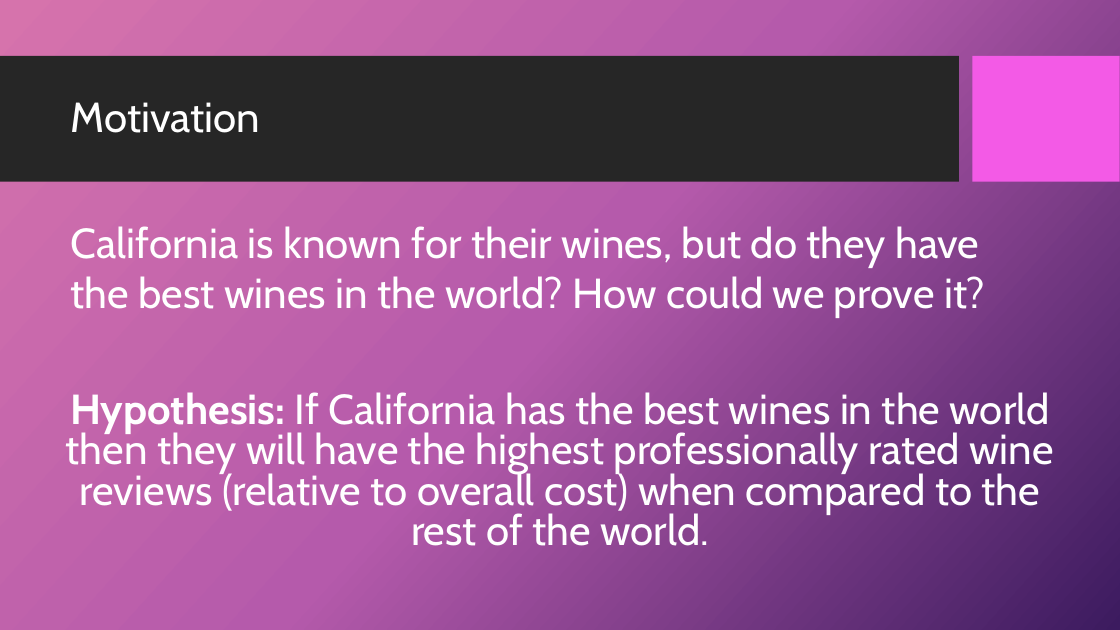
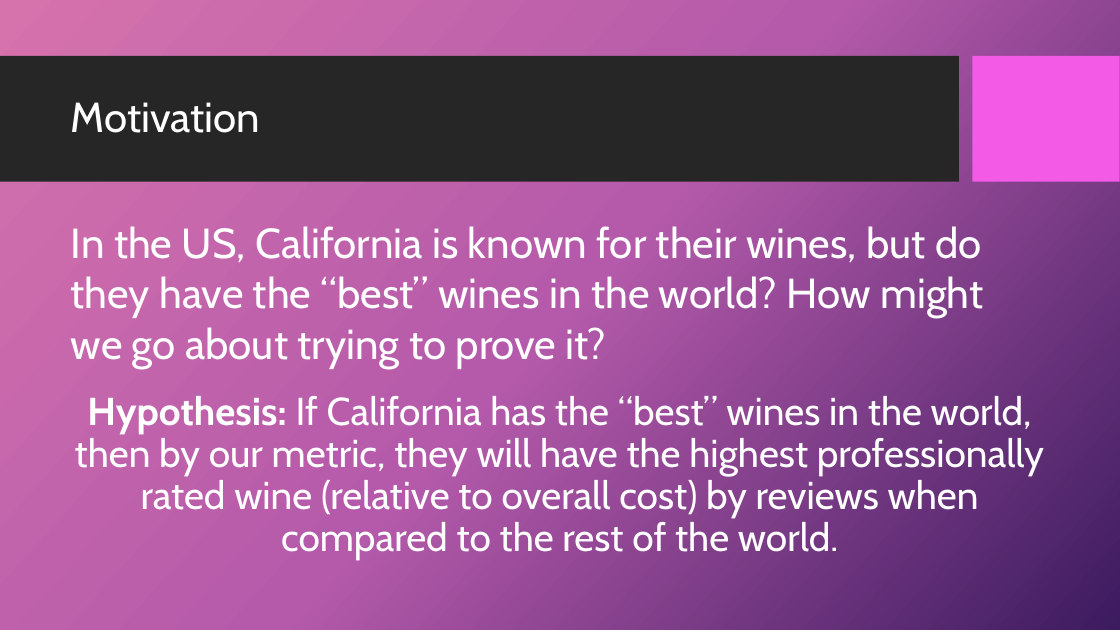
Before and after one commit to 4Reference/Project1, a slide deck: slide 2 of Data Science_Project 1_Group2.pptx. Drawn at 1120x630 pixels with LibreOffice and Linux fonts; fonts in the diff are those of the drawing; background and template pictures are left out. Boxes give left, top, right and bottom in pixels: in the first picture for what was removed or moved away, otherwise in the second. Text is boxed around its words. In the diff, an @@ line names an element or a change of style, - is before the commit and + after.

```diff
--- a/Data Science_Project 1_Group2.pptx
+++ b/Data Science_Project 1_Group2.pptx
@@ text at [71, 226, 983, 369]: text changed @@
-California is known for their wines, but do they have the best wines in the world? How could we prove it?
+In the US, California is known for their wines, but do they have the “best” wines in the world? How might we go about trying to prove it?
@@ text at [75, 396, 1044, 560]: text changed; size 36 to 33.3 pt @@
-Hypothesis: If California has the best wines in the world then they will have the highest professionally rated wine reviews (relative to overall cost) when compared to the rest of the world.
+Hypothesis: If California has the “best” wines in the world, then by our metric, they will have the highest professionally rated wine (relative to overall cost) by reviews when compared to the rest of the world.
```
Also in this commit, not shown: 6 other slides changed, 5 slides added, 6 slides removed.
